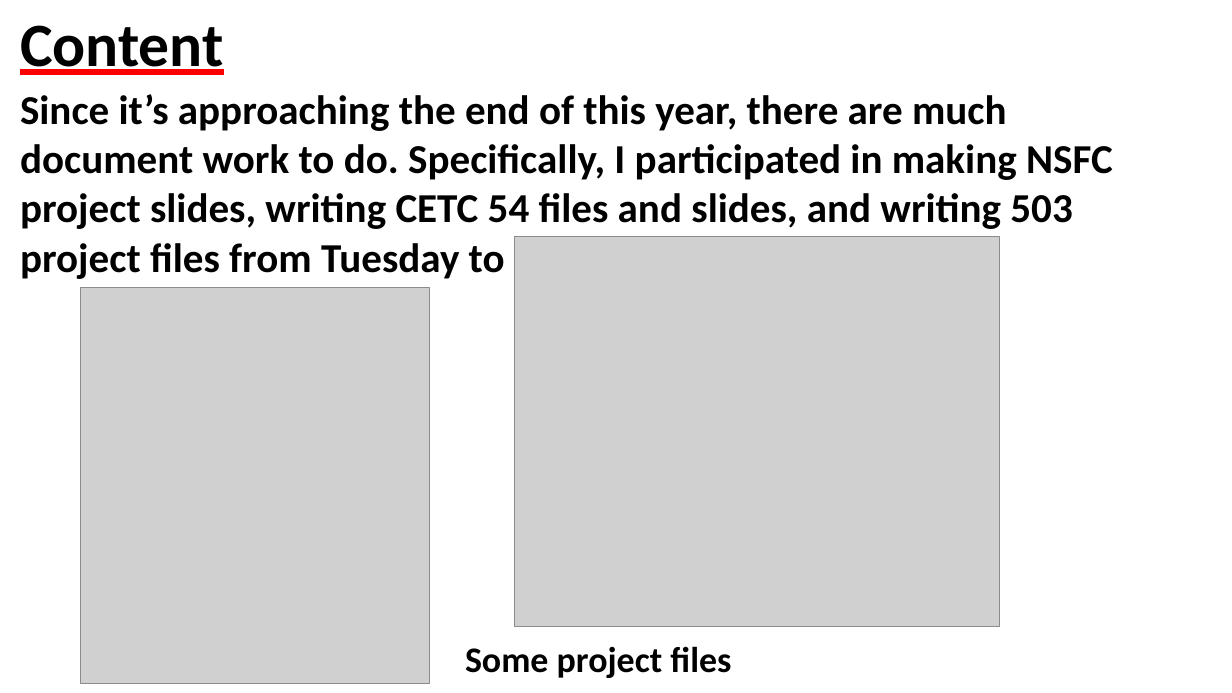
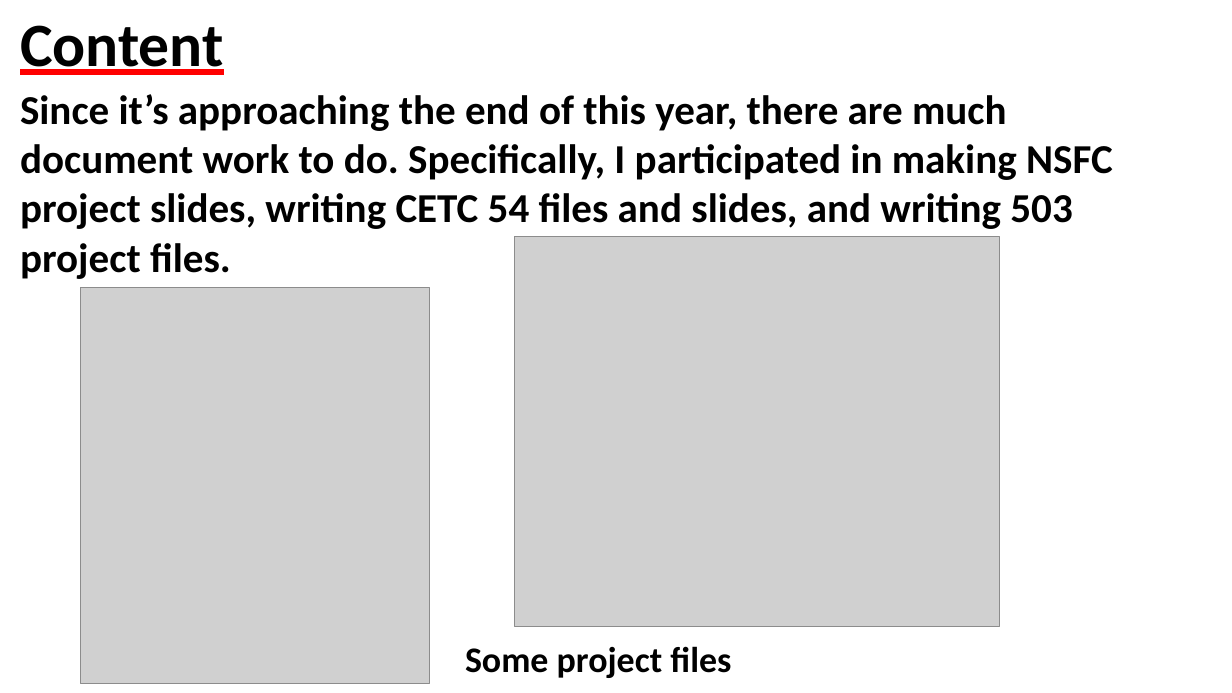
Before and after one commit to Spritea/Weekly_Report, a slide deck: slide 4 of 12-14/周记-2018-12-14-程文胜.pptx. Drawn at 1232x693 pixels with LibreOffice and Linux fonts; fonts in the diff are those of the drawing; grey boxes stand for pictures. Boxes give left, top, right and bottom in pixels: in the first picture for what was removed or moved away, otherwise in the second. Text is boxed around its words. In the diff, an @@ line names an element or a change of style, - is before the commit and + after.

Commit message:
12-14-edit

```diff
--- a/12-14/周记-2018-12-14-程文胜.pptx
+++ b/12-14/周记-2018-12-14-程文胜.pptx
@@ text at <box>20,94,1113,229</box>: text changed @@
-Since it’s approaching the end of this year, there are much document work to do. Specifically, I participated in making NSFC project slides, writing CETC 54 files and slides, and writing 503 project files from Tuesday to Sunday.
+Since it’s approaching the end of this year, there are much document work to do. Specifically, I participated in making NSFC project slides, writing CETC 54 files and slides, and writing 503 project files.
```
Also in this commit, not shown: 1 other slide changed.
